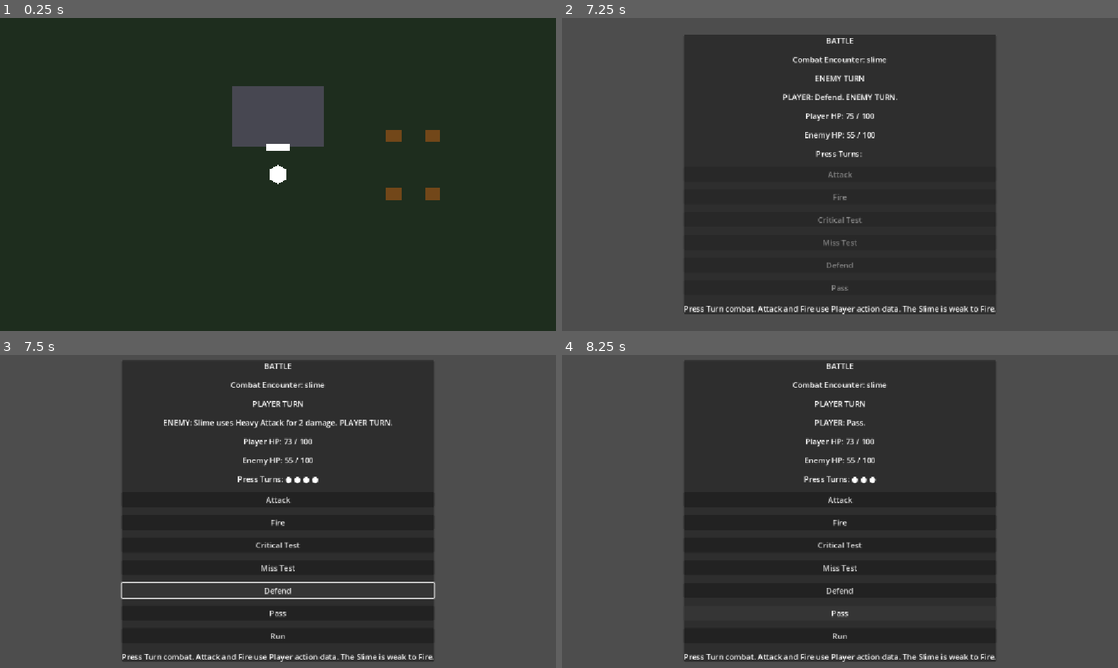
Above: before the commit, frames 1-4 (two rows, left to right).
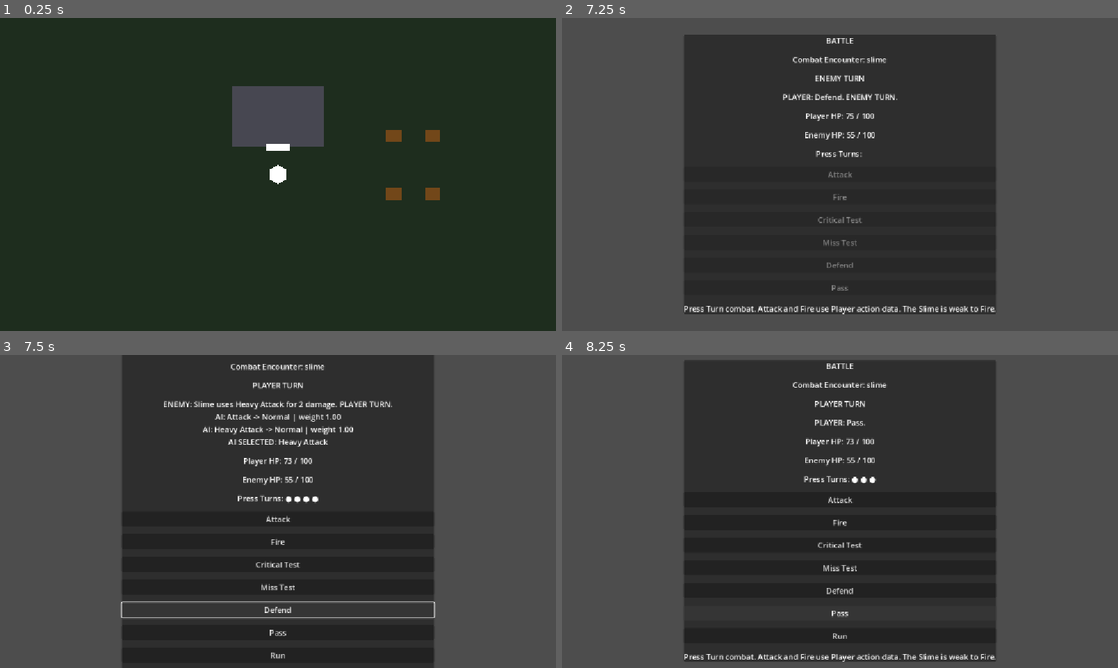
Above: after the commit, the same moments.

Repository: salexume94-pixel/Scripts
Game: Godot game, scene res://scenes/World.tscn
The game is run twice, just before and just after one commit, with the same random seed, the same clock (stepped at 60 frames per second) and the same inputs.
Inputs:
- Up to frame 1 (0.25 s): no input
- Up to frame 2 (7.25 s): tap Enter at 0.5 s; hold Right (ui_right) 0.53-1.28 s; tap E at 0.6 s; hold Down (ui_down) 1.28-2 s; tap I at 1.35 s; click "Test Damage (-25 HP)" at 2 s; click "Test Battle (Slime)" at 2.75 s; click "Attack" at 3.5 s; click "Fire" at 4.25 s; click "Critical Test" at 5 s; click "Miss Test" at 5.75 s; click "Defend" at 6.5 s
- Up to frame 3 (7.5 s): tap Space at 7.25 s; hold Right (ui_right) from 7.28 s (still down); tap E at 7.35 s
- Up to frame 4 (8.25 s): release Right (ui_right) at 8 s; click "Pass" at 8 s

Frames 1-2 are identical in both runs. In frame 3, 7.4% of the frame differs, in the area x 21-79%, y 0-100%; in frame 4, nothing differs.

Commit message:
Display enemy AI decision trace in battle UI

Diff:
--- a/combat/battle.gd
+++ b/combat/battle.gd
@@ -80,10 +80,12 @@
 	if action_label != null:
 		var enemy_name := CombatManager.get_active_enemy_name()
 		var action_name := CombatManager.get_last_enemy_action_name()
+		var ai_debug := CombatManager.get_last_enemy_ai_debug()
+		var decision_text := "\n".join(ai_debug)
 		if CombatManager.is_defeat():
-			action_label.text = "ENEMY: %s uses %s for %d damage. PLAYER DEFEATED." % [enemy_name, action_name, damage]
+			action_label.text = "ENEMY: %s uses %s for %d damage. PLAYER DEFEATED.\n%s" % [enemy_name, action_name, damage, decision_text]
 		else:
-			action_label.text = "ENEMY: %s uses %s for %d damage. PLAYER TURN." % [enemy_name, action_name, damage]
+			action_label.text = "ENEMY: %s uses %s for %d damage. PLAYER TURN.\n%s" % [enemy_name, action_name, damage, decision_text]
 	_update_player_hp_display()
 	_update_press_turn_display()
 	_update_combat_controls()
